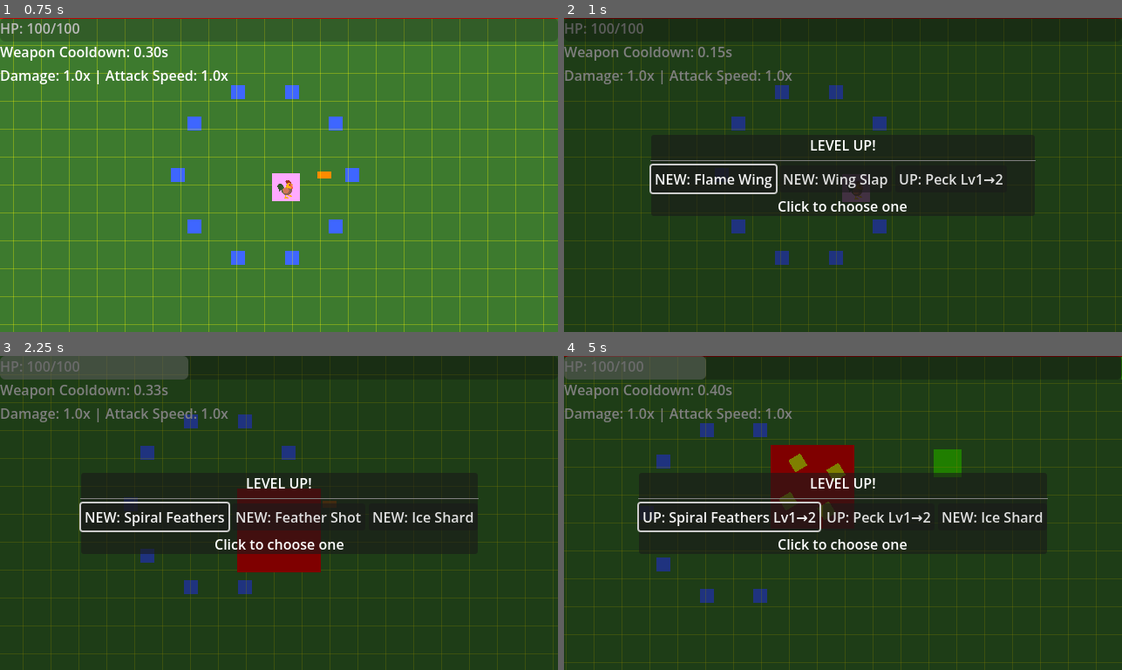
Above: before the commit, frames 1-4 (two rows, left to right).
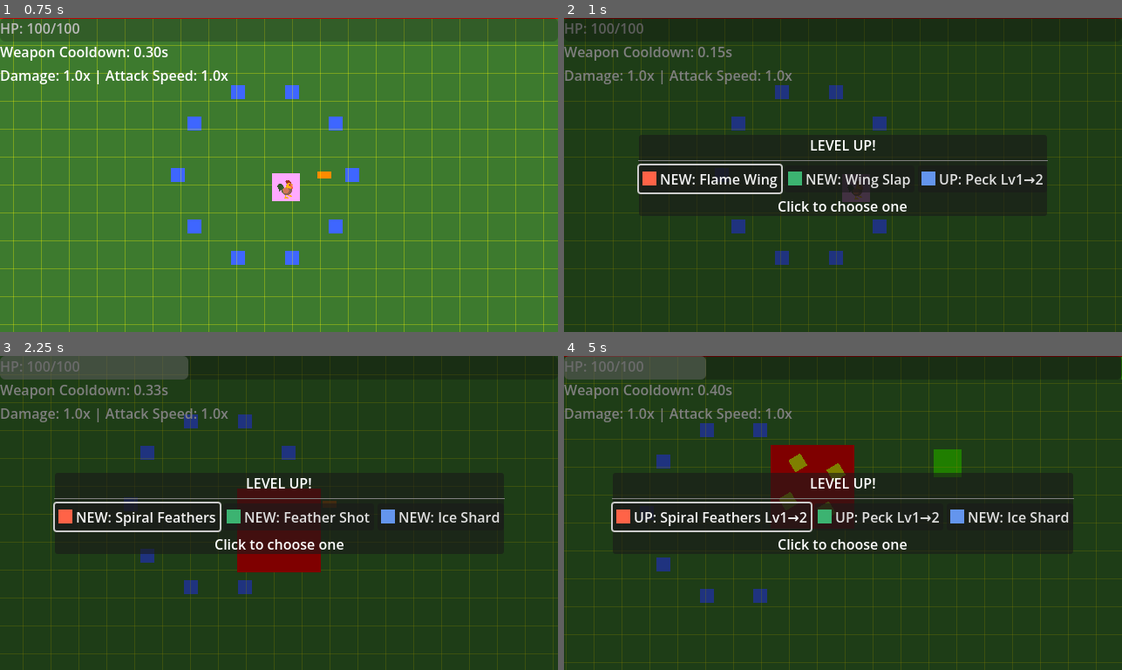
Above: after the commit, the same moments.

Repository: thejoshyee/sarimanok-game
Game: Godot game, scene res://main.tscn
Same seed, same stepped clock (60 frames per second), same inputs: the game is played once before the commit and once after it.
Inputs:
- Up to frame 1 (0.75 s): tap Enter (ui_accept) at 0.5 s; hold Right (move_right) from 0.53 s (still down); hold 1 from 0.53 s (still down)
- Up to frame 2 (1 s): keep holding Right (move_right); keep holding 1; tap Enter (ui_accept) at 0.77 s
- Up to frame 3 (2.25 s): release Right (move_right) at 1.25 s; release 1 at 1.25 s; click "NEW: Flame Wing" at 1.25 s; hold S (move_down) from 2.03 s (still down); tap 2 at 2.1 s
- Up to frame 4 (5 s): tap Enter (ui_accept) at 2.27, 3.77, 4.52 s; release S (move_down) at 2.78 s; hold Right (move_right) 2.78-3.53 s; hold 3 2.78-3.53 s; hold Up (move_up) 3.53-4.28 s; tap R at 3.6 s; hold A (move_left) from 4.28 s (still down); tap P at 4.35 s

Frame 1 is identical in both runs. In frame 2, 2.1% of the frame differs, in the area x 13-87%, y 37-64%; in frame 3, 2.6%, in the area x 9-91%, y 37-64%; in frame 4, 2.6%.

Commit message:
feat(ui): add placeholder icon textures to level-up choice buttons (task 29.2)

Diff:
--- a/game/scripts/ui/level_up_panel.gd
+++ b/game/scripts/ui/level_up_panel.gd
@@ -20,6 +20,13 @@
 	$PanelContainer/VBoxContainer/HBoxContainer/UpgradeOption3.pressed.connect(_on_option_selected.bind(3))
 
 
+# Create a 16x16 solid-color placeholder icon texture
+func _make_icon(color: Color) -> ImageTexture:
+	var img = Image.create(16, 16, false, Image.FORMAT_RGBA8)
+	img.fill(color)
+	return ImageTexture.create_from_image(img)
+
+
 
 func show_level_up(_new_level: int) -> void:
 	# Generate dynamic weapon choices from WeaponDatabase
@@ -32,6 +39,9 @@
 		$PanelContainer/VBoxContainer/HBoxContainer/UpgradeOption3
 	]
 
+	# Distinct colors per slot so you can tell icons apart visually
+	var icon_colors = [Color.TOMATO, Color.MEDIUM_SEA_GREEN, Color.CORNFLOWER_BLUE]
+
 
 	for i in range(3):
 		if i < current_choices.size():
@@ -42,6 +52,7 @@
 			else:
 				var current_lvl = weapon_manager.get_weapon_by_id(choice.weapon_data.id).level
 				buttons[i].text = "UP: " + choice.weapon_data.display_name + " Lv" + str(current_lvl) + "→" + str(current_lvl + 1)
+			buttons[i].icon = _make_icon(icon_colors[i])
 			buttons[i].visible = true
 		else:
 			# Hide button if fewer than 3 choices available
Not shown, changed: .taskmaster/tasks/tasks.json
